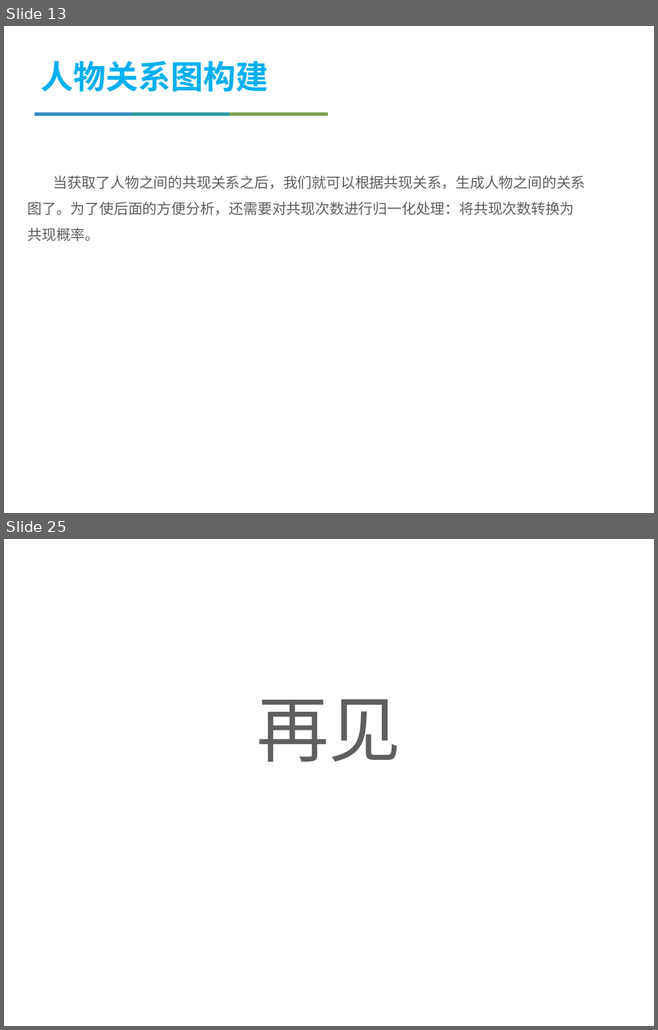
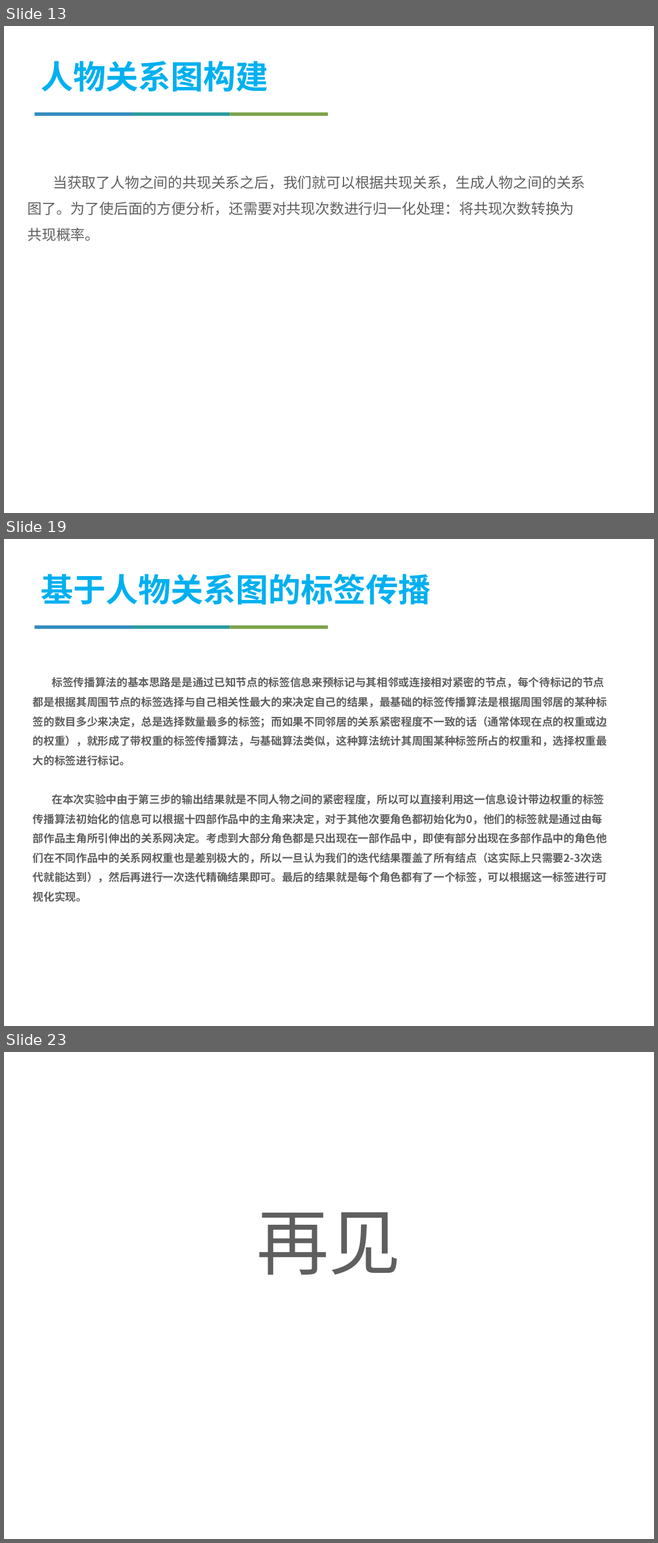
Before and after one commit to jiyizheng/bigdata, a slide deck: mp.pptx. Shown one above the other, each under a label of ours: slides 13 and 25 before the commit, slides 13, 19 and 23 after it; the slides between them are not shown. The pictures are 658x1030 and 658x1543 pixels, drawn with LibreOffice and Linux fonts; fonts in the diff are those of the drawing; background and template pictures are left out. Boxes give left, top, right and bottom in pixels: in the first picture for what was removed or moved away, otherwise in the second. Text is boxed around its words. In the diff, an @@ line names an element or a change of style, - is before the commit and + after.

```diff
--- a/mp.pptx
+++ b/mp.pptx
@@ slide 19 added at (x1=4, y1=539, x2=654, y2=1026), background #FFFFFF @@
@@ text added at (x1=41, y1=574, x2=430, y2=605), 36 pt, text #00B0F0, bold @@
+基于人物关系图的标签传播
@@ rectangle added at (x1=35, y1=625, x2=133, y2=629), fill #358CC1 @@
@@ rectangle added at (x1=132, y1=625, x2=230, y2=629), fill #2D9C9F @@
@@ rectangle added at (x1=230, y1=625, x2=328, y2=629), fill #7DA44B @@
@@ text added at (x1=33, y1=677, x2=607, y2=902), 12 pt, text #5F5F5F, bold @@
+标签传播算法的基本思路是是通过已知节点的标签信息来预标记与其相邻或连接相对紧密的节点，每个待标记的节点都是根据其周围节点的标签选择与自己相关性最大的来决定自己的结果，最基础的标签传播算法是根据周围邻居的某种标签的数目多少来决定，总是选择数量最多的标签；而如果不同邻居的关系紧密程度不一致的话（通常体现在点的权重或边的权重），就形成了带权重的标签传播算法，与基础算法类似，这种算法统计其周围某种标签所占的权重和，选择权重最大的标签进行标记。
+在本次实验中由于第三步的输出结果就是不同人物之间的紧密程度，所以可以直接利用这一信息设计带边权重的标签传播算法初始化的信息可以根据十四部作品中的主角来决定，对于其他次要角色都初始化为0，他们的标签就是通过由每部作品主角所引伸出的关系网决定。考虑到大部分角色都是只出现在一部作品中，即使有部分出现在多部作品中的角色他们在不同作品中的关系网权重也是差别极大的，所以一旦认为我们的迭代结果覆盖了所有结点（这实际上只需要2-3次迭代就能达到），然后再进行一次迭代精确结果即可。最后的结果就是每个角色都有了一个标签，可以根据这一标签进行可视化实现。
@@ what was slide 25 is now slide 23 @@
```
Also in this commit, not shown: 9 slides changed, 6 other slides added, 10 slides removed, 2 other files.
